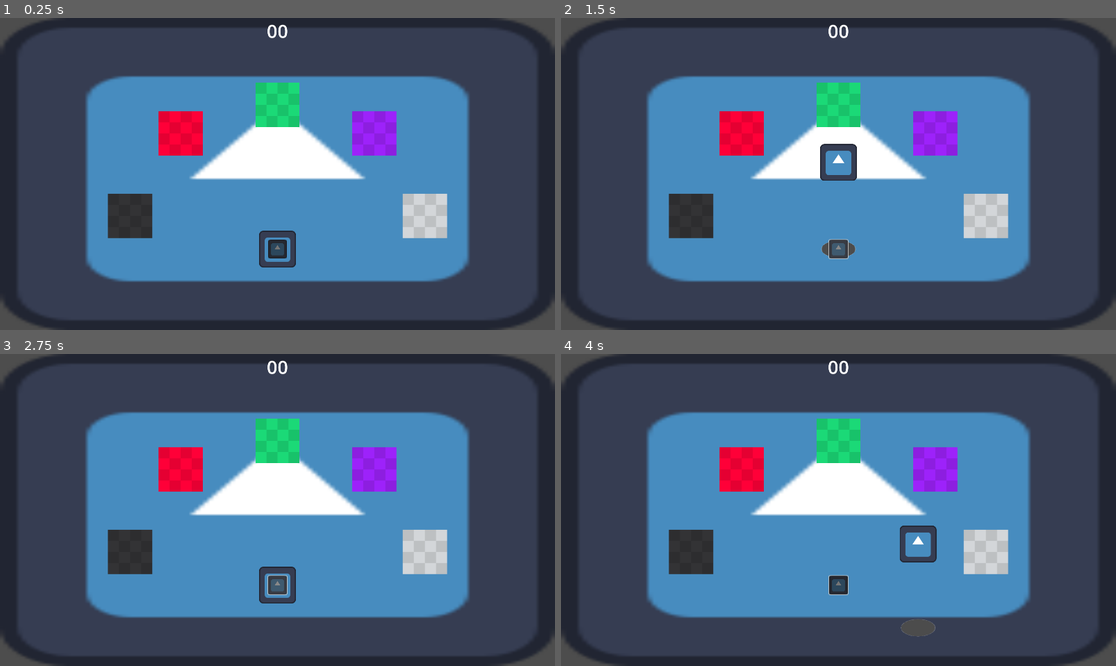
Above: before the commit, frames 1-4 (two rows, left to right).
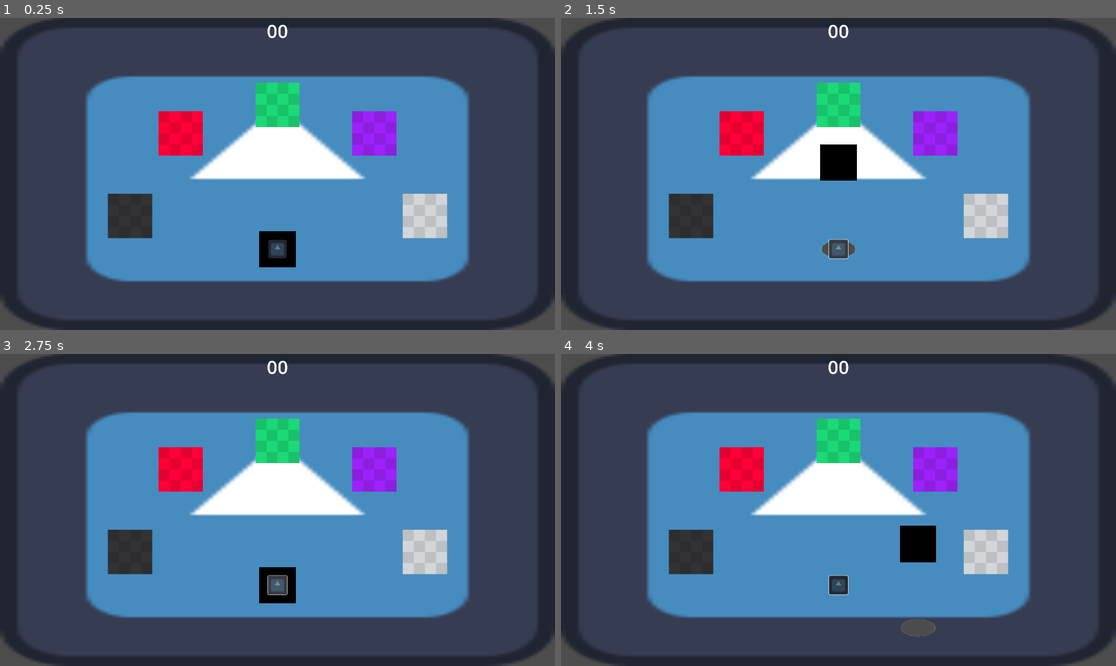
Above: after the commit, the same moments.

Repository: BK3000gamer/Hysterical-Hourglass-Shovel-Jam-2025
Game: Godot game, scene res://Levels/Tasks/Fold Clothes/fold_clothes.tscn
Two runs of this game, one before a commit and one after it. Both use one fixed random seed, a clock stepped at 60 frames per second and the inputs below. This scene is started directly instead of the project's main scene. The engine's default icon, where the game draws it, is replaced by a stand-in: a white triangle on a blue panel in a dark square.
Inputs (mouse positions are in pixels of both pictures, inside the frame that each line leads up to):
- Up to frame 1 (0.25 s): no input
- Up to frame 2 (1.5 s): click (838, 248) at 0.5 s; click (838, 248) at 1.25 s
- Up to frame 3 (2.75 s): click (277, 584) at 2 s
- Up to frame 4 (4 s): move the mouse to (960, 494) at 2.77 s; tap Enter at 3.5 s; move the mouse to (727, 525) at 3.52 s

The runs differ from the first frame. In frame 1, 0.6% of the frame differs, in the area x 46-54%, y 68-80%; in frame 2, 0.8%, in the area x 46-54%, y 40-53%; in frame 3, 0.6%; in frame 4, 0.8%.

Commit message:
added colors for the clothes

Diff:
--- a/new-game-project/Levels/Tasks/Fold Clothes/clothes.gd
+++ b/new-game-project/Levels/Tasks/Fold Clothes/clothes.gd
@@ -12,6 +12,17 @@
 	reset()
 
 func _physics_process(delta: float) -> void:
+	if color == 0:
+		sprite.modulate = Color(0, 0, 0)
+	elif color == 1:
+		sprite.modulate = Color(1, 1, 1)
+	elif  color == 2:
+		sprite.modulate = Color(1, 0, 0)
+	elif color == 3:
+		sprite.modulate = Color(0, 1, 0)
+	elif  color == 4:
+		sprite.modulate = Color(0, 0, 1)
+
 	sprite.position.y = -height
 	var target = position - cursor.mouseDir * 250
 	if cursor.pulled and !cursor.dragging:
@@ -32,9 +43,6 @@
 		reset()
 	move_and_slide()
 
-	if position.y < 0 or position.x < 0 or position.x > 1920:
-		reset()
-
 func _on_area_2d_area_entered(area: Area2D) -> void:
 	print ("collided")
 	if area.color == color:
--- a/new-game-project/Levels/Tasks/Fold Clothes/fold_clothes.tscn
+++ b/new-game-project/Levels/Tasks/Fold Clothes/fold_clothes.tscn
@@ -24,8 +24,17 @@
 fill = 1
 fill_from = Vector2(0.5, 0.5)
 
-[sub_resource type="RectangleShape2D" id="RectangleShape2D_ufg4w"]
-size = Vector2(120, 50)
+[sub_resource type="Gradient" id="Gradient_sxnhr"]
+colors = PackedColorArray(1, 1, 1, 1, 1, 1, 1, 1)
+
+[sub_resource type="GradientTexture2D" id="GradientTexture2D_aephm"]
+gradient = SubResource("Gradient_sxnhr")
+width = 125
+height = 125
+
+[sub_resource type="CapsuleShape2D" id="CapsuleShape2D_ufg4w"]
+radius = 29.0
+height = 114.0
 
 [sub_resource type="SystemFont" id="SystemFont_fg388"]
 font_names = PackedStringArray("Montserrat")
@@ -124,12 +133,13 @@
 texture = SubResource("GradientTexture2D_sxnhr")
 
 [node name="Sprite2D" type="Sprite2D" parent="Clothes"]
-texture = ExtResource("2_a5kgc")
+texture = SubResource("GradientTexture2D_aephm")
 
 [node name="Area2D" type="Area2D" parent="Clothes"]
 
 [node name="CollisionShape2D" type="CollisionShape2D" parent="Clothes/Area2D"]
-shape = SubResource("RectangleShape2D_ufg4w")
+rotation = 1.5708
+shape = SubResource("CapsuleShape2D_ufg4w")
 debug_color = Color(1, 0, 0.0931407, 0.42)
 
 [node name="Cursor" type="Node2D" parent="."]
Not shown: 1 places in new-game-project/Levels/Tasks/Fold Clothes/fold_clothes.tscn that only renumber resources
